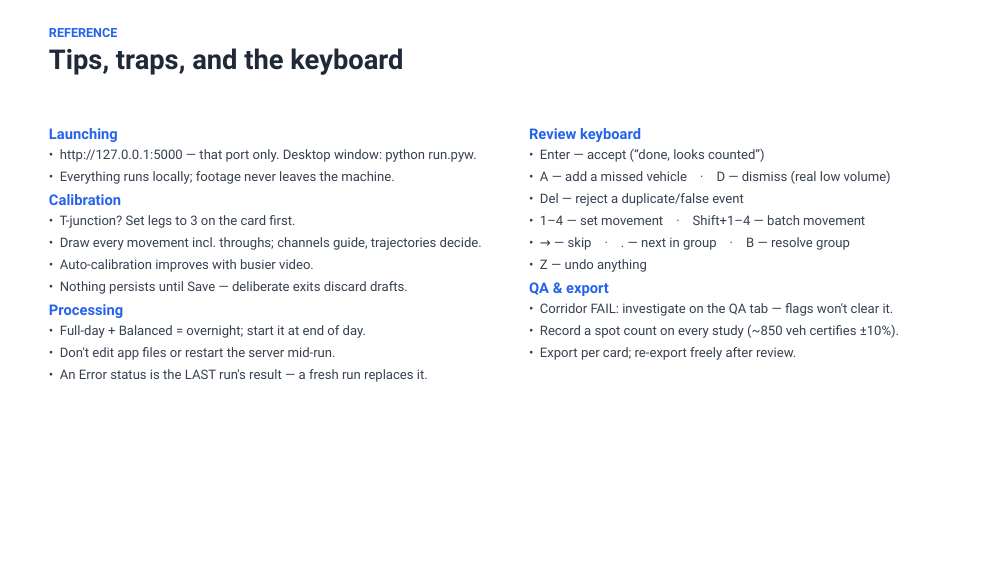
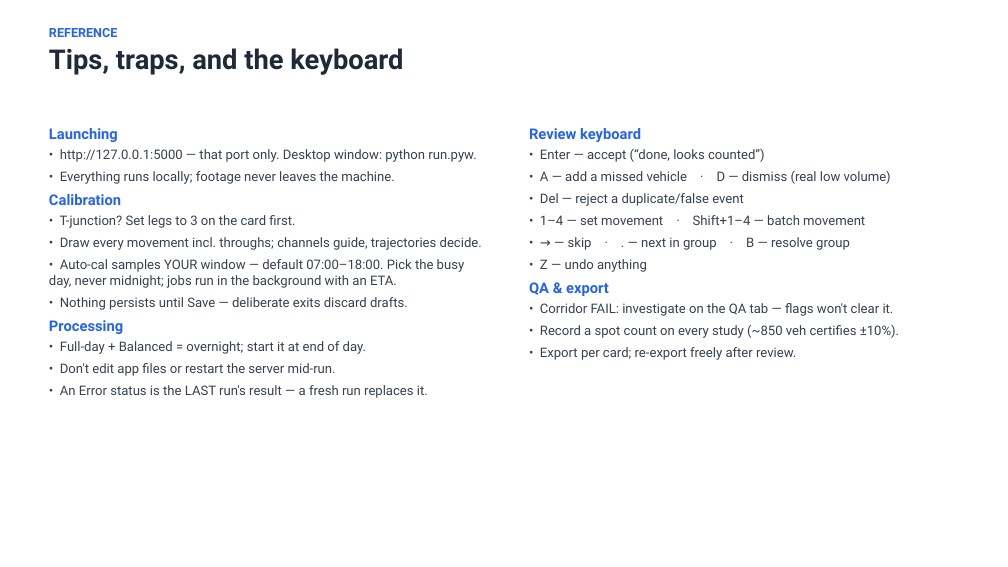
Before and after one commit to marshm100/intersection-counter, a slide deck: slide 24 of docs/Operator_Guide_2026-08-18.pptx. Drawn at 1008x567 pixels with LibreOffice and Linux fonts; fonts in the diff are those of the drawing. Boxes give left, top, right and bottom in pixels: in the first picture for what was removed or moved away, otherwise in the second. Text is boxed around its words. In the diff, an @@ line names an element or a change of style, - is before the commit and + after.

```diff
--- a/docs/Operator_Guide_2026-08-18.pptx
+++ b/docs/Operator_Guide_2026-08-18.pptx
@@ text at box(49, 259, 465, 288): text changed @@
-• Auto-calibration improves with busier video.
+• Auto-cal samples YOUR window — default 07:00–18:00. Pick the busy day, never midnight; jobs run in the background with an ETA.
```
Also in this commit, not shown: 1 other slide changed, 6 other files.
